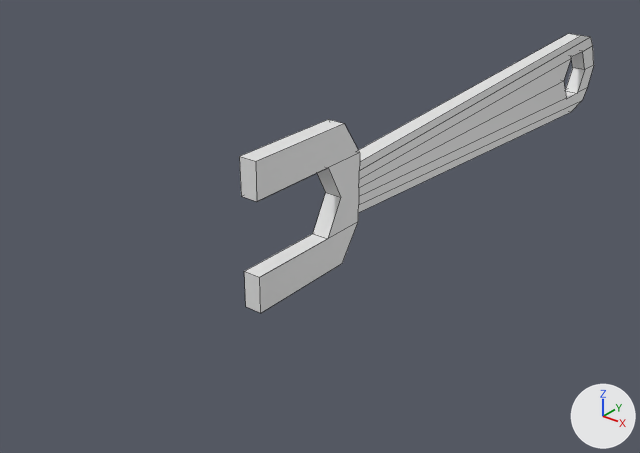
A saved change to the Blender file assets/schraubenschluessel/schraubenschluessel2.blend.
Rendered twice from a camera (50 mm lens) standing at (6.54, -7.86, 4.71) and looking at (-0.77, 1.29, -0.96). Every picture has the same lights, and +X, +Y and +Z are marked at lower right. Mesh edges are drawn as thin lines.
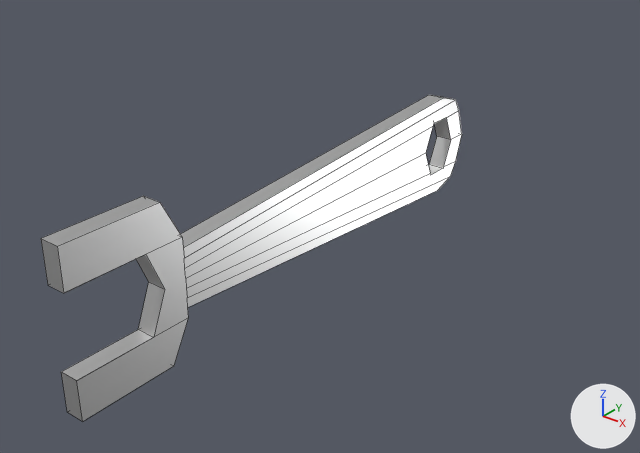
Edits to the scene script, one JSON object a line:
```json
{"op": "add", "block": "mat_wrench_metall", "code": ["mat_wrench_metall = principled_material('wrench_metall')", "mat_wrench_metall.base_color = (0.8, 0.8, 0.8)  # white #e7e7e7", "mat_wrench_metall.metallic = 1.0", "mat_wrench_metall.roughness = 0.4"]}
{"block": "me_cube_001", "where": "me_cube_001.from_pydata(...)  # 70 vertices, 48 faces; spans x -1.0..1.0, y -1.0..8.7, z -1.0..1.0"}
{"op": "add", "block": "me_cube_001", "code": "me_cube_001.materials.append(mat_wrench_metall)  # white #e7e7e7"}
{"op": "set", "path": "ob_cube.location", "old": "(0.0, 0.0, 0.0)", "new": "(0.0, -2.93, 0.0)"}
{"op": "set", "path": "ob_cube.scale", "old": "(0.125, 1.0, 1.0)", "new": "(0.125, 0.76, 1.0)"}
```

Changed parts and their boxes [x1, y1, x2, y2] in the pictures (640 x 453 px):
```json
{"object": "Cube", "change": "recoloured, moved, rescaled", "before": [239, 34, 594, 313], "after": [41, 95, 462, 421], "on screen": "19% wider, 17% taller"}
```
